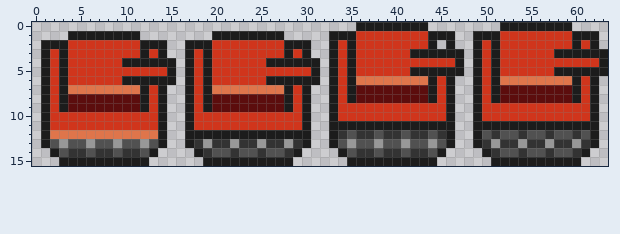
Pixel-art sprite: res/tank.png. The picture above was drawn from the file before the commit.
The file is 64x16 pixels.
The same view after the edit:
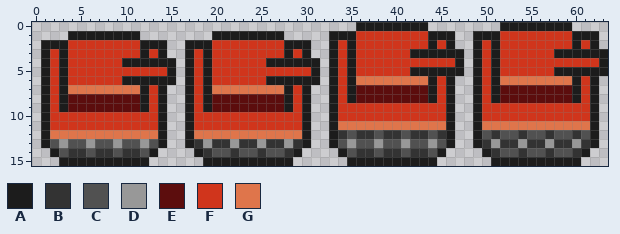
Palette (. is transparent): A #1c1c1c  B #333333  C #515151  D #989898  E #5c0d0d  F #d0351c  G #df754b
What changed:
{"y":2,"x":45,"old":".","new":"F"}
{"y":11,"x":34,"old":"AAAAAAAAAAAA","new":"GGGGGGGGGGGG"}
{"y":11,"x":50,"old":"AAAAAAAAAAAA","new":"GGGGGGGGGGGG"}
{"y":12,"x":18,"old":"AAAAAAAAAAAA","new":"GGGGGGGGGGGG"}
